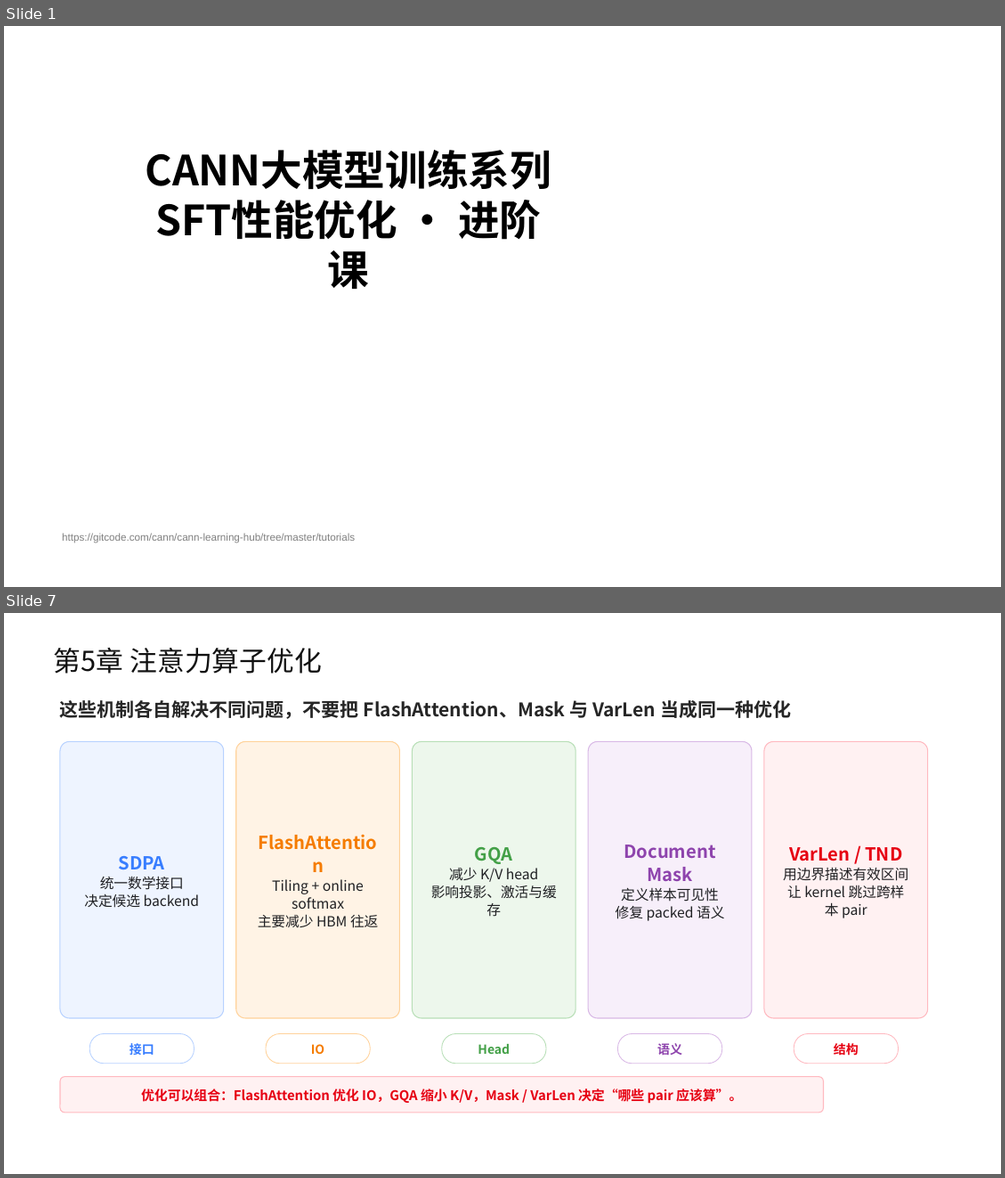
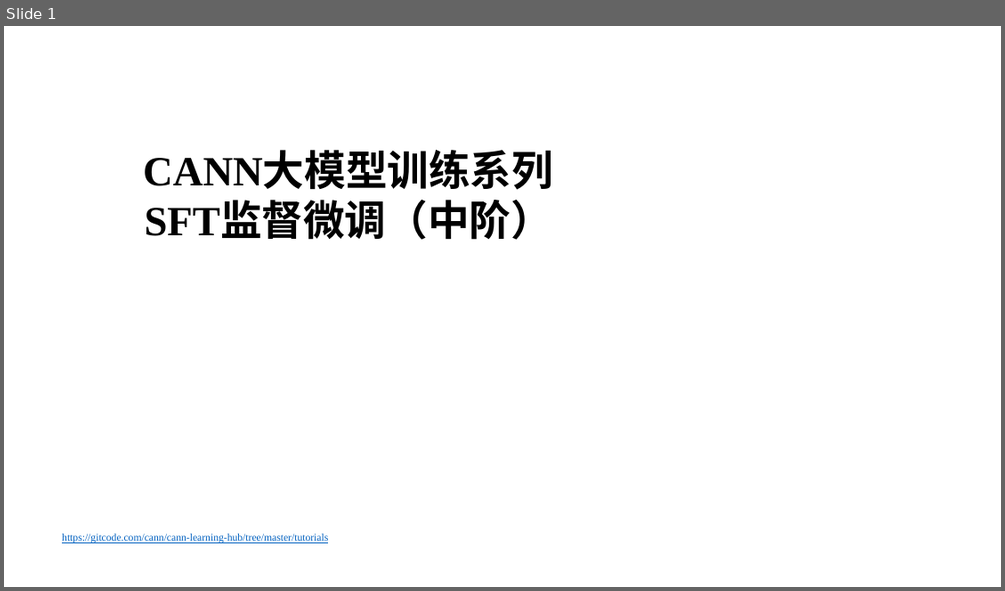
Before and after one commit to hicann/cann-learning-hub, a slide deck: tutorials/sft_training_pipeline/slides/02_sft_training_pipeline.pptx. Shown one above the other, each under a label of ours: slides 1 and 7 before the commit, slide 1 after it; the slides between them are not shown. The pictures are 1005x1178 and 1005x591 pixels, drawn with LibreOffice and Linux fonts; fonts in the diff are those of the drawing; background and template pictures are left out. Boxes give left, top, right and bottom in pixels: in the first picture for what was removed or moved away, otherwise in the second. Text is boxed around its words. In the diff, an @@ line names an element or a change of style, - is before the commit and + after.

Commit message:
docs: 更新 SFT/RL 中阶课程课件

# message auto-generated for no-merge-commit merge:
!1071 merge sft2 into test

docs: 更新 SFT/RL 中阶课程课件

Description: ## 描述
更新了训练课程SFT和RL部分的PPT

## 关联的Issue
不涉及ISSUE

## 测试
本次不涉及代码修改，无需测试

## 文档更新
在SFT和RL中的主README中新增对应的PPT链接地址

## 类型标签
<!--  [x] 表示选中 -->
- [ ] Bug修复
- [ ] 新特性
- [ ] 内容优化
- [x] 其他，请描述：更新课程PPT

## 其他信息
<!-- 在这里可以添加任何与这个 Pull Request 相关的其他说明。 -->

See merge request: cann/cann-learning-hub!1071

```diff
--- a/tutorials/sft_training_pipeline/slides/02_sft_training_pipeline.pptx
+++ b/tutorials/sft_training_pipeline/slides/02_sft_training_pipeline.pptx
@@ slide 7 removed at <box>4,613,1001,1174</box>, background picture (left out) @@
@@ text removed at <box>54,648,323,674</box> @@
-第5章 注意力算子优化
@@ text removed at <box>60,700,791,719</box> @@
-这些机制各自解决不同问题，不要把 FlashAttention、Mask 与 VarLen 当成同一种优化
@@ rounded rectangle removed at <box>60,742,224,1018</box> @@
-SDPA
-统一数学接口
-决定候选 backend
@@ rounded rectangle removed at <box>235,742,399,1018</box> @@
-FlashAttention
-Tiling + online softmax
-主要减少 HBM 往返
@@ rounded rectangle removed at <box>413,742,576,1018</box> @@
-GQA
-减少 K/V head
-影响投影、激活与缓存
@@ rounded rectangle removed at <box>588,742,752,1018</box> @@
-Document Mask
-定义样本可见性
-修复 packed 语义
@@ rounded rectangle removed at <box>764,742,928,1018</box> @@
-VarLen / TND
-用边界描述有效区间
-让 kernel 跳过跨样本 pair
@@ rounded rectangle removed at <box>90,1033,194,1063</box> @@
-接口
@@ rounded rectangle removed at <box>266,1033,371,1063</box> @@
-IO
@@ rounded rectangle removed at <box>442,1033,546,1063</box> @@
-Head
@@ rounded rectangle removed at <box>618,1033,722,1063</box> @@
-语义
@@ rounded rectangle removed at <box>793,1033,898,1063</box> @@
-结构
@@ rounded rectangle removed at <box>60,1077,824,1112</box> @@
-优化可以组合：FlashAttention 优化 IO，GQA 缩小 K/V，Mask / VarLen 决定“哪些 pair 应该算”。
@@ slide 1 changed as well @@
@@ text at <box>143,153,553,190</box>: font Noto Sans CJK SC to Times New Roman in "CANN大模型训练系列" @@
@@ text at <box>145,203,552,240</box>: text changed; font Noto Sans CJK SC to Times New Roman @@
-SFT性能优化 · 进阶课
+SFT监督微调（中阶）
@@ text "https://gitcode.com/cann/cann-learning-hub/tree/master/tutor ..." at <box>62,533,328,543</box>: font Arial to Times New Roman, text colour #808080 to #0563C1, underline on @@
```
Also in this commit, not shown: 5 other slides changed, 30 slides added, 30 other slides removed, 1 other file.
